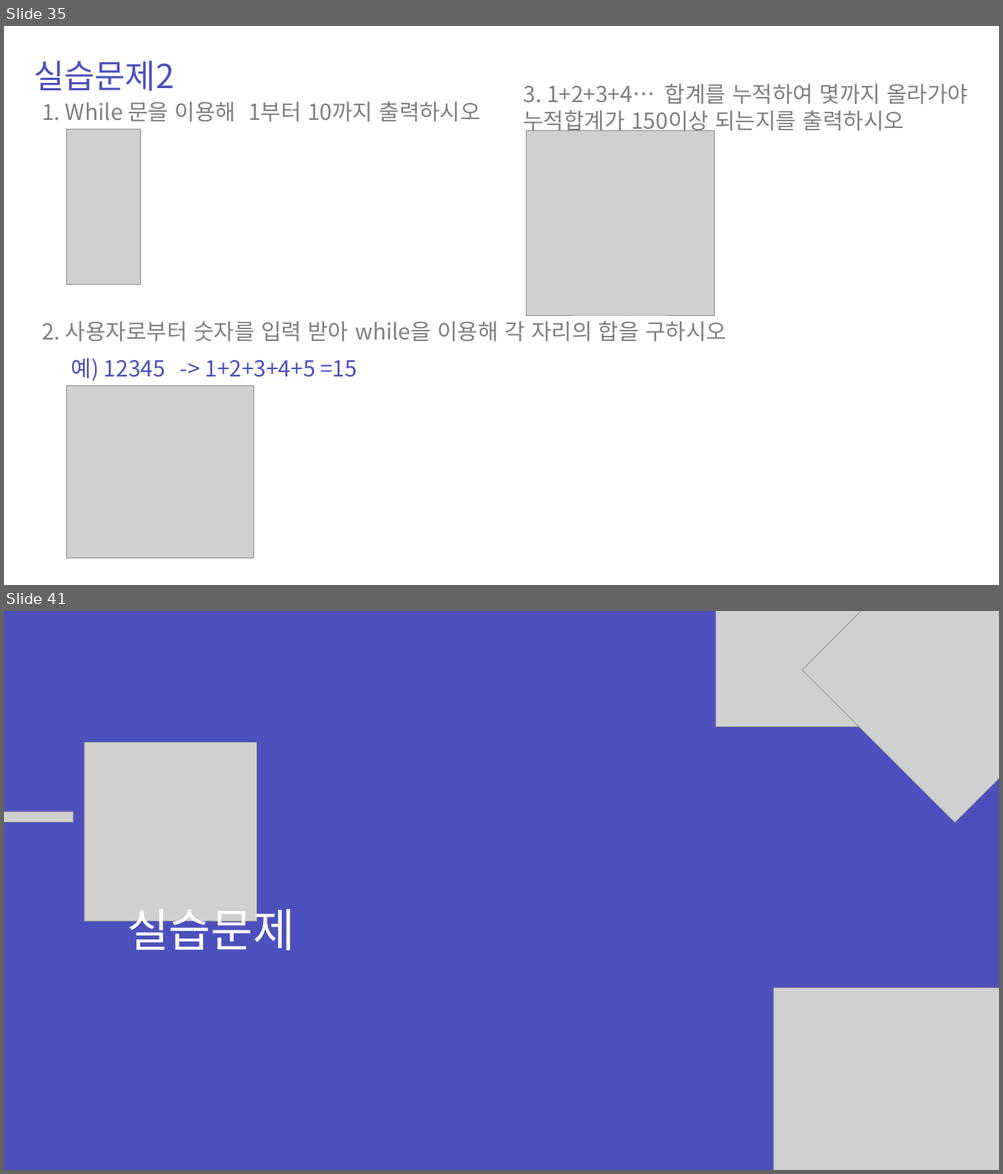
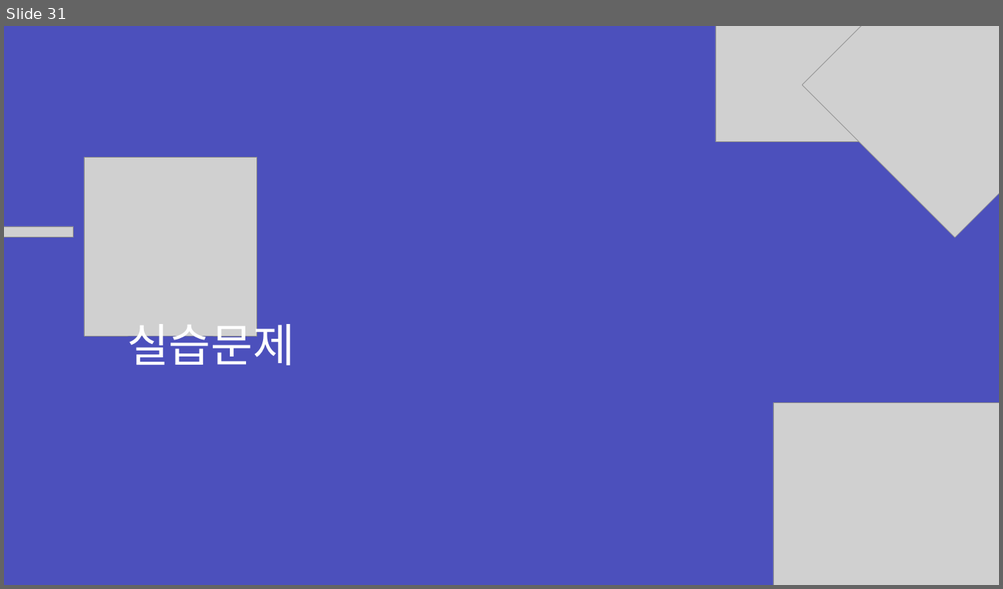
Before and after one commit to zest132/JavaLecture, a slide deck: JavaLecture/LectureFile/java 5강.pptx. Shown one above the other, each under a label of ours: slides 35 and 41 before the commit, slide 31 after it; the slides between them are not shown. The pictures are 1003x1174 and 1003x589 pixels, drawn with LibreOffice and Linux fonts; fonts in the diff are those of the drawing; grey boxes stand for pictures. Boxes give left, top, right and bottom in pixels: in the first picture for what was removed or moved away, otherwise in the second. Text is boxed around its words. In the diff, an @@ line names an element or a change of style, - is before the commit and + after.

Commit message:
5강 최종실습 작업중

```diff
--- a/JavaLecture/LectureFile/java 5강.pptx
+++ b/JavaLecture/LectureFile/java 5강.pptx
@@ slide 35 removed at (4, 26, 999, 585), background #FFFFFF @@
@@ text removed at (34, 61, 174, 91) @@
-실습문제2
@@ text removed at (523, 84, 967, 134) @@
-3. 1+2+3+4… 합계를 누적하여 몇까지 올라가야 누적합계가 150이상 되는지를 출력하시오
@@ text removed at (42, 101, 481, 122) @@
-1. While 문을 이용해 1부터 10까지 출력하시오
@@ picture removed at (66, 129, 141, 284) @@
@@ picture removed at (526, 131, 714, 315) @@
@@ text removed at (42, 321, 726, 342) @@
-2. 사용자로부터 숫자를 입력 받아 while을 이용해 각 자리의 합을 구하시오
@@ text removed at (71, 358, 357, 381) @@
-예) 12345 -> 1+2+3+4+5 =15
@@ picture removed at (66, 386, 253, 559) @@
@@ what was slide 41 is now slide 31 @@
```
Also in this commit, not shown: 2 slides changed, 10 slides added, 19 other slides removed, 3 other files.
